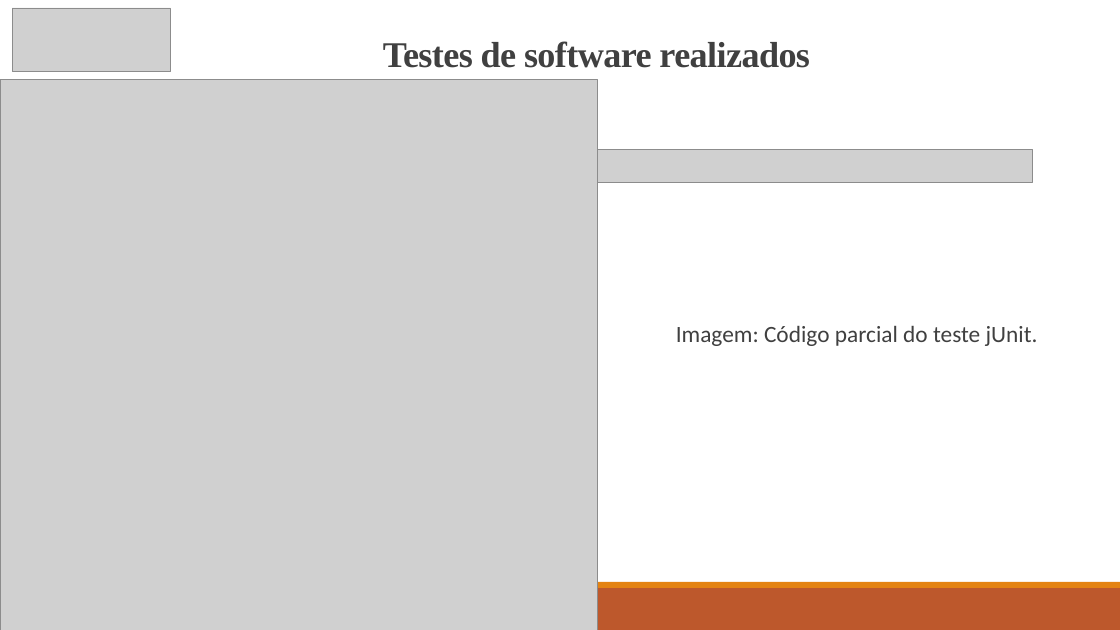
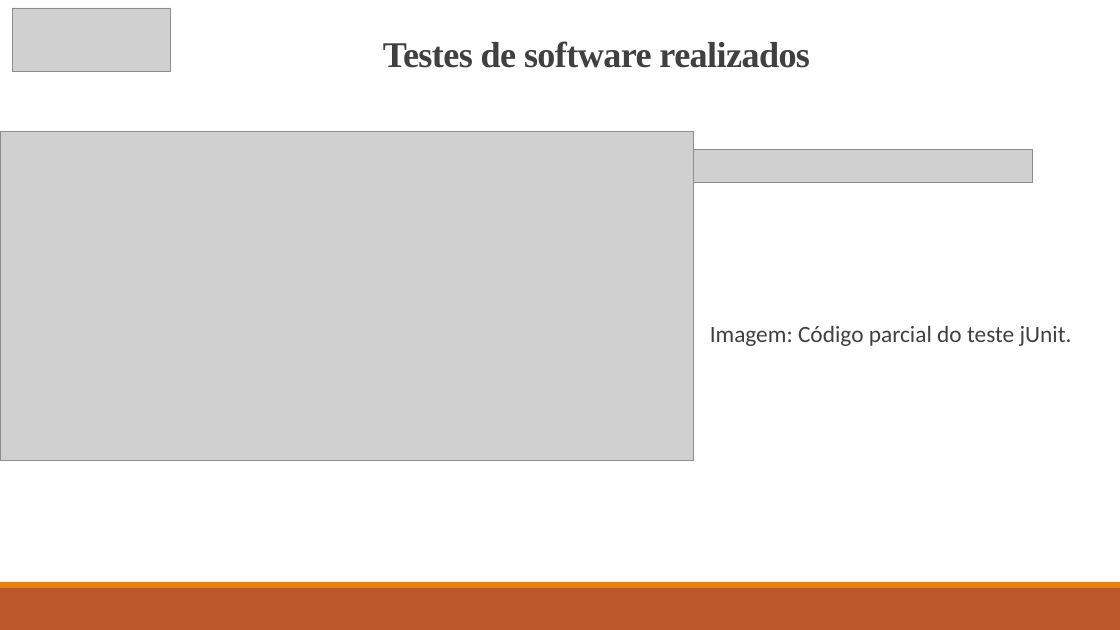
Before and after one commit to Software-gerenciamento/Slides, a slide deck: slide 11 of Apresentação - Sprint 2(1).pptx (slide 12 before the commit). Drawn at 1120x630 pixels with LibreOffice and Linux fonts; fonts in the diff are those of the drawing; grey boxes stand for pictures. Boxes give left, top, right and bottom in pixels: in the first picture for what was removed or moved away, otherwise in the second. Text is boxed around its words. In the diff, an @@ line names an element or a change of style, - is before the commit and + after.

```diff
--- a/Apresentação - Sprint 2(1).pptx
+++ b/Apresentação - Sprint 2(1).pptx
@@ picture: place and size @@
-picture at [0, 79, 597, 630]
+picture at [0, 131, 693, 460]
@@ text "Imagem: Código parcial do teste ...": place and size @@
-text "Imagem: Código parcial do teste ..." at [676, 326, 1038, 346]
+text "Imagem: Código parcial do teste ..." at [710, 326, 1072, 346]
```
Also in this commit, not shown: 1 other slide changed, 1 slide added, 1 slide removed.
